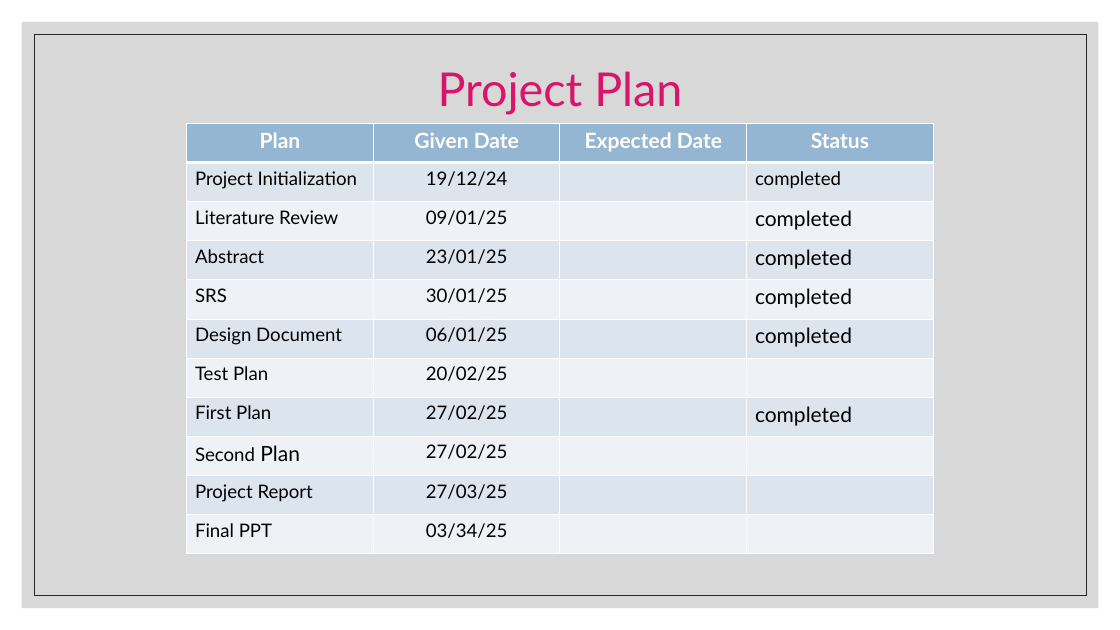
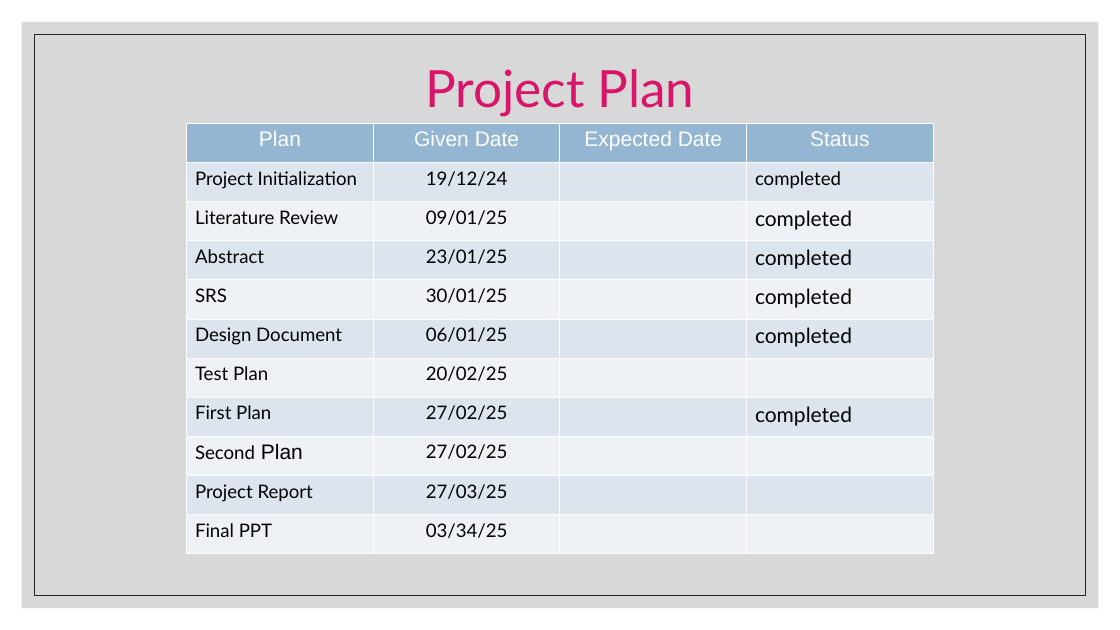
Before and after one commit to ajaykn04/SwiftBuy, a slide deck: slide 15 of The Future of Online Shopping.pptx (slide 17 before the commit). Drawn at 1120x630 pixels with LibreOffice and Linux fonts; fonts in the diff are those of the drawing. Boxes give left, top, right and bottom in pixels: in the first picture for what was removed or moved away, otherwise in the second. Text is boxed around its words. In the diff, an @@ line names an element or a change of style, - is before the commit and + after.

Commit message:
new ppt

```diff
--- a/The Future of Online Shopping.pptx
+++ b/The Future of Online Shopping.pptx
@@ rectangle at [34, 34, 1086, 596]: outline #262626 0.5 pt to #262626 0.51 pt @@
@@ title "Project Plan" at [425, 69, 695, 117]: size 40 to 44 pt @@
@@ table at [187, 124, 933, 554] @@
@@ font Lato to Arial in "Plan", "Given Date", "Expected Date", "Status" and 1 more places @@
@@ bold off in "Plan", "Given Date", "Expected Date", "Status" @@
```
Also in this commit, not shown: 14 other slides changed, 4 slides added, 2 slides removed.
